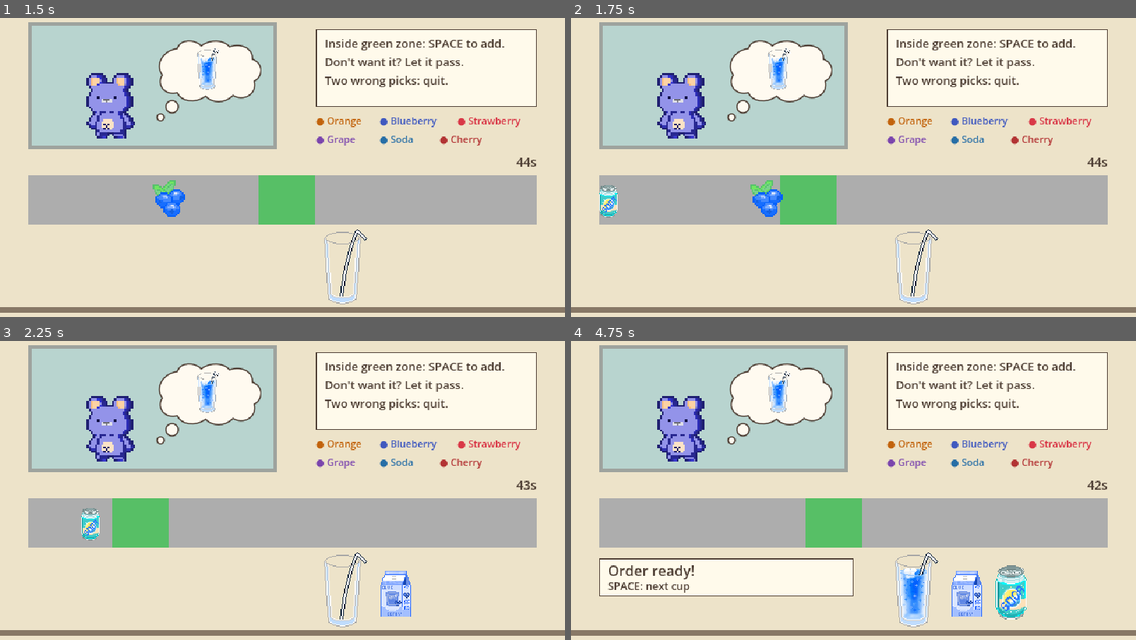
Above: before the commit, frames 1-4 (two rows, left to right).
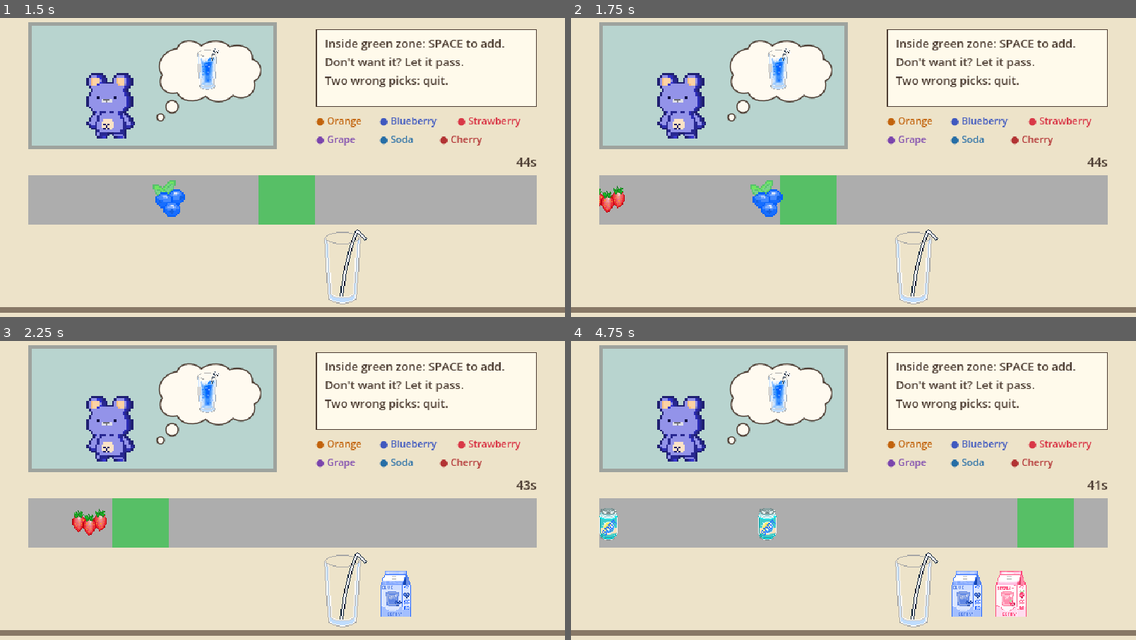
Above: after the commit, the same moments.

Repository: Xunn3714/IMGD2900
Game: Godot game, scene res://scenes/main.tscn
Same seed, same stepped clock (60 frames per second), same inputs: the game is played once before the commit and once after it. The engine's default icon, where the game draws it, is replaced by a stand-in: a white triangle on a blue panel in a dark square.
Inputs:
- Up to frame 1 (1.5 s): tap Enter at 0.5, 1.35 s; hold Space (add_ingredient) 0.53-1.28 s
- Up to frame 2 (1.75 s): no input
- Up to frame 3 (2.25 s): hold Space (add_ingredient) from 2.03 s (still down)
- Up to frame 4 (4.75 s): release Space (add_ingredient) at 2.78 s; tap Enter at 2.85, 4.35 s; hold Space (add_ingredient) 3.53-4.28 s

Frame 1 is identical in both runs. In frame 2, 0.4% of the frame differs, in the area x 5-10%, y 55-67%; in frame 3, 0.5%; in frame 4, 11%, in the area x 5-94%, y 46-94%.

Commit message:
more soda, random fruits

Diff:
--- a/scripts/main.gd
+++ b/scripts/main.gd
@@ -12,6 +12,8 @@
 
 @export_group("Playtest tuning")
 @export_range(60.0, 240.0, 5.0) var ingredient_speed: float = 120.0
+@export_range(0.0, 40.0, 1.0) var speed_increase_per_round: float = 12.0
+@export_range(120.0, 300.0, 6.0) var max_ingredient_speed: float = 216.0
 @export_range(0.8, 3.0, 0.1) var spawn_interval: float = 1.5
 @export_range(32.0, 120.0, 8.0) var hit_width: float = 64.0
 @export_range(0.0, 16.0, 1.0) var hit_tolerance: float = 4.0
@@ -59,6 +61,9 @@
 var current_fruit: StringName = &""
 var displayed_choice_count: int = 0
 var bag: Array[StringName] = []
+var rounds_started: int = 0
+var current_ingredient_speed: float = 120.0
+var non_soda_spawn_streak: int = 0
 var spawn_elapsed: float = 0.0
 var elapsed: float = 0.0
 var restart_delay: float = 0.0
@@ -117,6 +122,8 @@
 func start_round() -> void:
 	if rules.game_over:
 		return
+	current_ingredient_speed = _ingredient_speed_for_round(rounds_started)
+	rounds_started += 1
 	_clear_ingredients()
 	for child in fruit_container.get_children():
 		fruit_container.remove_child(child)
@@ -131,13 +138,17 @@
 		slot.visible = false
 	displayed_choice_count = 0
 	bag.clear()
+	non_soda_spawn_streak = 0
 	spawn_elapsed = 0.0
 	elapsed = 0.0
 	restart_delay = 0.0
 	drink.visible = false
 	result_panel.visible = false
 	timer_label.text = "%ds" % ceili(round_duration)
-	_spawn_ingredient(current_fruit)
+	_spawn_ingredient(_next_kind())
+
+func _ingredient_speed_for_round(round_index: int) -> float:
+	return minf(ingredient_speed + round_index * speed_increase_per_round, max_ingredient_speed)
 
 func _process(delta: float) -> void:
 	if rules.finished:
@@ -173,19 +184,29 @@
 
 func _next_kind() -> StringName:
 	if bag.is_empty():
-		bag.assign([current_fruit, current_fruit, &"soda", &"soda"])
+		bag.assign([current_fruit, current_fruit, &"soda", &"soda", &"soda", &"soda"])
 		if distractors_enabled:
 			for fruit in order_fruits:
 				if fruit != current_fruit:
 					bag.append(fruit)
 			bag.append(&"cherry")
 		bag.shuffle()
-	return bag.pop_back()
+	var kind: StringName
+	if non_soda_spawn_streak >= 2:
+		var soda_index: int = bag.find(&"soda")
+		kind = bag.pop_at(soda_index) if soda_index >= 0 else &"soda"
+	else:
+		kind = bag.pop_back()
+	if kind == &"soda":
+		non_soda_spawn_streak = 0
+	else:
+		non_soda_spawn_streak += 1
+	return kind
 
 func _spawn_ingredient(kind: StringName) -> Node2D:
 	var item: Node2D = INGREDIENT_SCENE.instantiate()
 	ingredient_container.add_child(item)
-	item.configure(kind, textures[kind], ingredient_speed)
+	item.configure(kind, textures[kind], current_ingredient_speed)
 	item.position = Vector2(12.0, TRACK_Y)
 	return item
 
--- a/scripts/round_rules.gd
+++ b/scripts/round_rules.gd
@@ -1,5 +1,5 @@
 extends RefCounted
-## Mistakes last for the entire session, even after serving a drink.
+## Each drink has its own mistake count.
 enum Selection { IGNORED, CORRECT, MISTAKE, GAME_OVER }
 const CAPACITY: int = 2
 const MAX_MISTAKES: int = 2
@@ -18,6 +18,7 @@
 	if FRUIT_KINDS.has(next_target):
 		target_fruit = next_target
 	selected.clear()
+	mistakes = 0
 	finished = false
 	timed_out = false
 
--- a/tests/alpha_smoke.gd
+++ b/tests/alpha_smoke.gd
@@ -48,8 +48,9 @@
 	model.select(&"soda")
 	check(model.is_success(), "Can complete after the first mistake")
 	model.start_cup()
-	check(model.mistakes == 1 and model.selected.is_empty(), "Mistake persists after a successful cup")
-	check(model.select(&"cherry") == Rules.Selection.GAME_OVER, "Second wrong item ends session")
+	check(model.mistakes == 0 and model.selected.is_empty(), "A new drink resets its mistake count")
+	check(model.select(&"cherry") == Rules.Selection.MISTAKE, "First wrong item in a new drink continues")
+	check(model.select(&"cherry") == Rules.Selection.GAME_OVER, "Second wrong item in the same drink ends session")
 	model.start_cup()
 	check(model.game_over and model.finished and model.mistakes == 2, "Cannot bypass game over")
 	var scene: Control = load("res://scenes/main.tscn").instantiate()
@@ -66,6 +67,26 @@
 	var first_order: StringName = scene.current_fruit
 	check(scene.order_fruits.has(first_order), "First order randomly chooses a supported fruit")
 	check(scene.order_image.texture == scene.finished_drinks[first_order], "Thinking bubble matches the random order")
+	check(scene.current_ingredient_speed == scene.ingredient_speed, "First drink uses the base ingredient speed")
+	check(scene._ingredient_speed_for_round(1000) == scene.max_ingredient_speed, "Ingredient speed stops at its configured maximum")
+	check(scene.ingredient_container.get_child_count() == 1 and scene.bag.size() == 9, "First ingredient is drawn from the shuffled spawn bag")
+	scene.bag.clear()
+	scene.non_soda_spawn_streak = 0
+	var generated_kinds: Array[StringName] = []
+	var longest_non_soda_streak: int = 0
+	var current_non_soda_streak: int = 0
+	for index in 12:
+		var generated_kind: StringName = scene._next_kind()
+		generated_kinds.append(generated_kind)
+		if generated_kind == &"soda":
+			current_non_soda_streak = 0
+		else:
+			current_non_soda_streak += 1
+			longest_non_soda_streak = maxi(longest_non_soda_streak, current_non_soda_streak)
+	check(generated_kinds.count(&"soda") >= 4, "Soda has a higher spawn weight")
+	check(longest_non_soda_streak <= 2, "At most two non-soda ingredients spawn between sodas")
+	scene.bag.clear()
+	scene.non_soda_spawn_streak = 0
 	scene._clear_ingredients()
 	var item = scene._spawn_ingredient(first_order)
 	var visual: Sprite2D = item.get_node("Visual")
@@ -97,7 +118,8 @@
 	press(scene, true)
 	check(scene.rules.finished, "Holding Space cannot restart")
 	press(scene)
-	check(not scene.rules.finished and scene.rules.mistakes == 1, "Same key starts next cup with mistakes preserved")
+	check(not scene.rules.finished and scene.rules.mistakes == 0, "Same key starts next cup with mistakes reset")
+	check(scene.current_ingredient_speed == minf(scene.ingredient_speed + scene.speed_increase_per_round, scene.max_ingredient_speed), "Next drink increases ingredient speed")
 	var second_order: StringName = scene.current_fruit
 	check(scene.order_fruits.has(second_order) and second_order != first_order, "Next order is random without an immediate repeat")
 	check(scene.order_image.texture == scene.finished_drinks[second_order], "Next thinking bubble matches its order")
@@ -112,18 +134,20 @@
 	check(scene.current_fruit != second_order, "Third random order also avoids an immediate repeat")
 	scene.elapsed = scene.round_duration - 0.01
 	scene._process(0.02)
-	check(scene.rules.timed_out and scene.rules.mistakes == 1, "Timeout does not add or reset mistakes")
+	check(scene.rules.timed_out and scene.rules.mistakes == 0, "Timeout does not add a mistake")
 	scene.restart_delay = 0.0
 	press(scene)
 	scene._clear_ingredients()
 	pick(scene, &"cherry")
-	check(scene.rules.game_over and exit_count == 1, "Second wrong selection requests exit immediately")
+	check(not scene.rules.game_over and scene.rules.mistakes == 1 and exit_count == 0, "First mistake in this drink still continues")
+	pick(scene, &"cherry")
+	check(scene.rules.game_over and exit_count == 1, "Second mistake in the same drink requests exit immediately")
 	press(scene)
 	check(scene.rules.game_over and exit_count == 1, "No restart or repeat exit after game over")
 	scene.queue_free()
 	await process_frame
 	if failures.is_empty():
-		print("ALPHA_SMOKE_PASS: four fruit recipes, random orders, all choice icons, art, input, mistakes, exit")
+		print("ALPHA_SMOKE_PASS: rising speed, frequent soda, per-drink mistakes, recipes, art, input, exit")
 		quit(0)
 	else:
 		quit(1)
Not shown, changed: README.md
